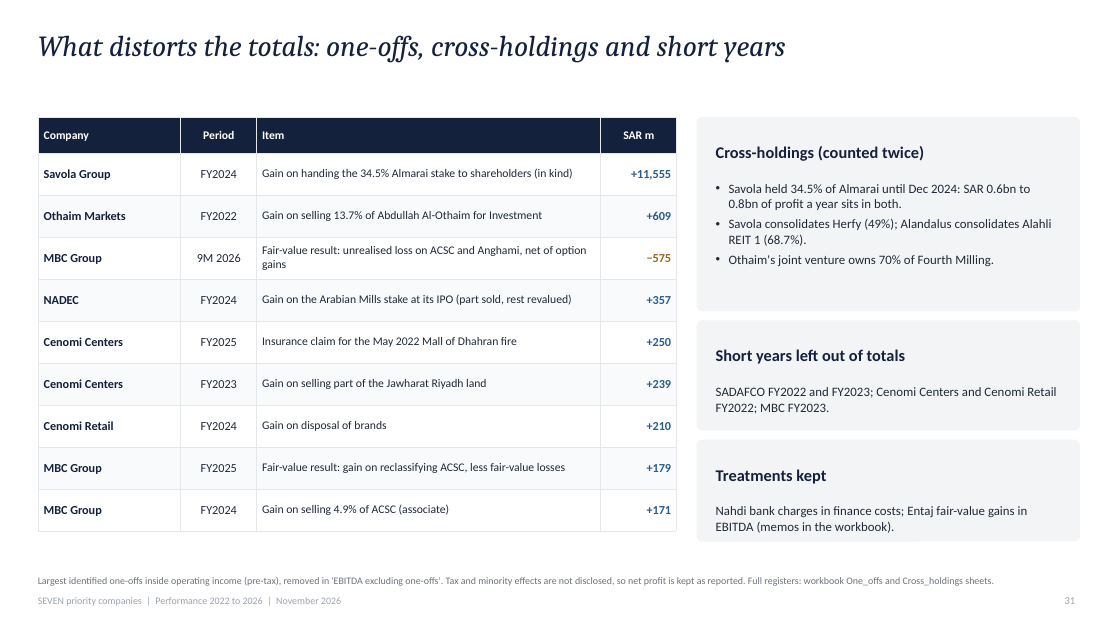
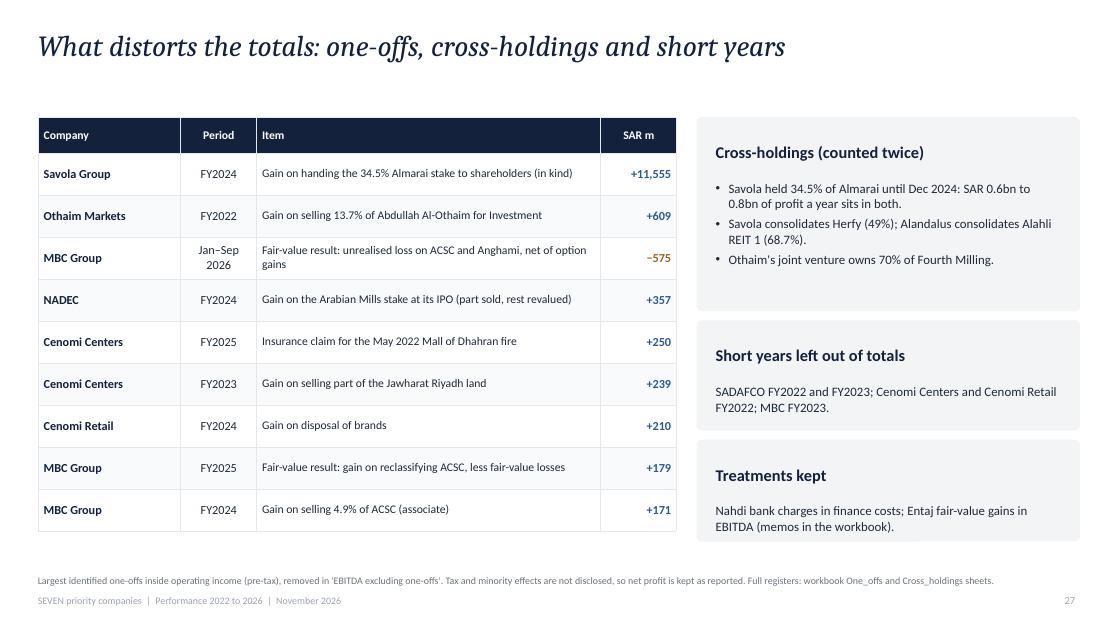
Before and after one commit to KhalidAba94/Test, a slide deck: slide 27 of sector-analysis/sets/seven/output/SEVEN_Priority_Companies_Executive_Deck.pptx (slide 31 before the commit). Drawn at 1120x630 pixels with LibreOffice and Linux fonts; fonts in the diff are those of the drawing. Boxes give left, top, right and bottom in pixels: in the first picture for what was removed or moved away, otherwise in the second. Text is boxed around its words. In the diff, an @@ line names an element or a change of style, - is before the commit and + after.

```diff
--- a/sector-analysis/sets/seven/output/SEVEN_Priority_Companies_Executive_Deck.pptx
+++ b/sector-analysis/sets/seven/output/SEVEN_Priority_Companies_Executive_Deck.pptx
@@ table at (38,118,676,520) @@
-row 4, column 2: 9M 2026
+row 4, column 2: Jan–Sep 2026
@@ page number at (1065,597,1076,604): text changed @@
-31
+27
```
Also in this commit, not shown: 23 other slides changed, 1 slide added, 5 slides removed, 4 other files.
